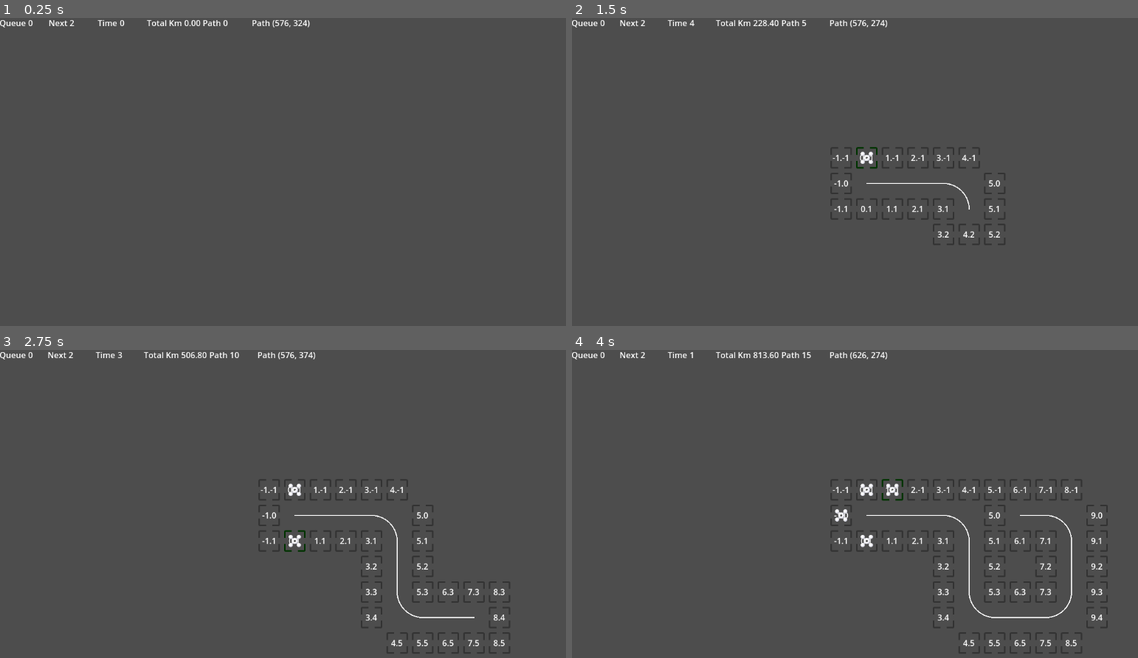
Above: before the commit, frames 1-4 (two rows, left to right).
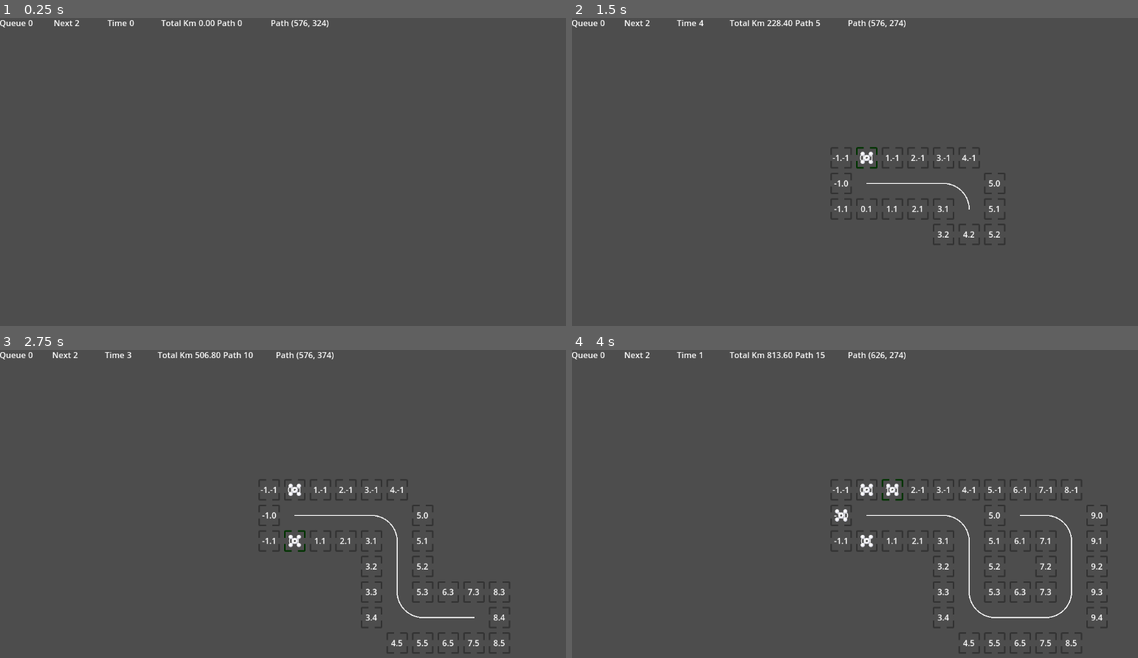
Above: after the commit, the same moments.

Repository: therockerline/godot-td-training
Game: Godot game, scene res://Game.tscn
Same seed, same stepped clock (60 frames per second), same inputs: the game is played once before the commit and once after it.
Inputs (mouse positions are in pixels of both pictures, inside the frame that each line leads up to):
- Up to frame 1 (0.25 s): no input
- Up to frame 2 (1.5 s): tap Enter at 0.5 s; move the mouse to (996, 165) at 0.52 s; hold Right (ui_right) 0.53-1.28 s; hold Space (space) 0.53-1.28 s; click (996, 165) at 0.67 s; move the mouse to (866, 156) at 1.27 s; hold Down (ui_down) from 1.28 s (still down); tap Space (space) at 1.35 s; click (866, 156) at 1.42 s
- Up to frame 3 (2.75 s): move the mouse to (294, 540) at 2.02 s; release Down (ui_down) at 2.03 s; hold Right (ui_right) from 2.03 s (still down); hold Space (space) from 2.03 s (still down); click (294, 540) at 2.17 s
- Up to frame 4 (4 s): move the mouse to (843, 516) at 2.77 s; release Right (ui_right) at 2.78 s; release Space (space) at 2.78 s; hold Up (ui_up) 2.78-3.53 s; tap Space (space) at 2.85 s; click (843, 516) at 2.92 s; move the mouse to (894, 488) at 3.52 s; hold Left (ui_left) from 3.53 s (still down); hold Space (space) from 3.53 s (still down); click (894, 488) at 3.67 s

The runs differ from the first frame. In frame 1, 0.5% of the frame differs, in the area x 8-59%, y 0-4%; in frame 2, 0.5%; in frame 3, 0.5%; in frame 4, 0.5%.
Error in both runs: Invalid call to function 'Node2D(Game.gd)::spawn (Callable)'. Expected 1 arguments. (res://src/Game.gd:48)

Commit message:
add stash

Diff:
--- a/HUD.tscn
+++ b/HUD.tscn
@@ -57,3 +57,6 @@
 layout_mode = 2
 label = "Path"
 initial_value = "0"
+
+[node name="BoxContainer" type="BoxContainer" parent="Control/GridContainer"]
+layout_mode = 2
